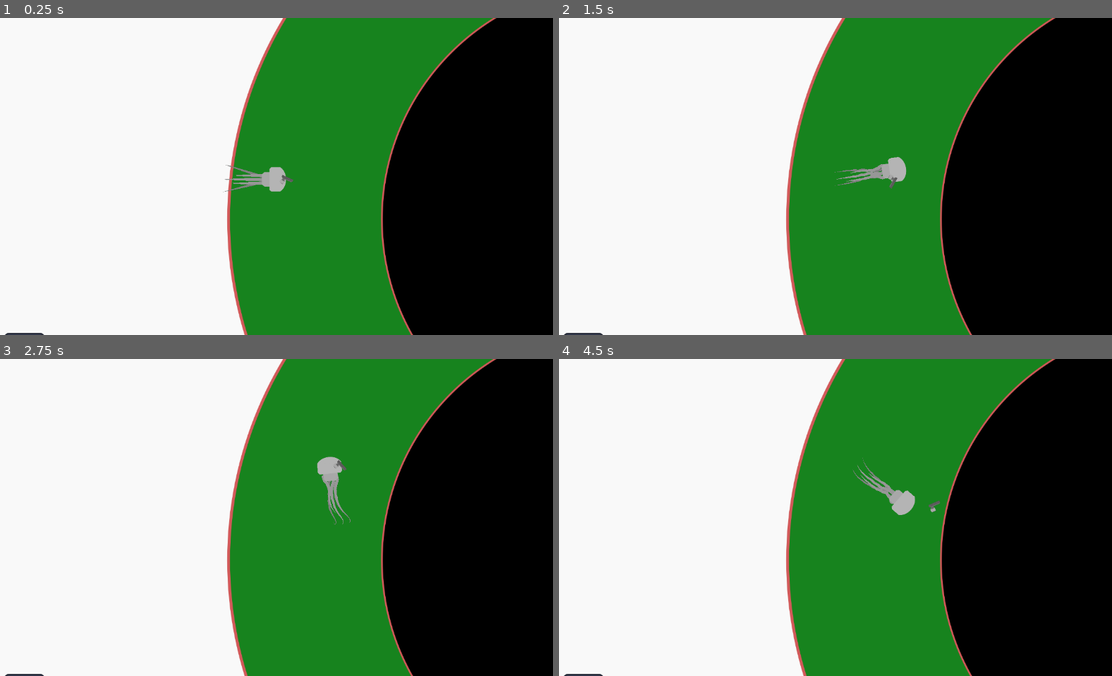
Above: before the commit, frames 1-4 (two rows, left to right).
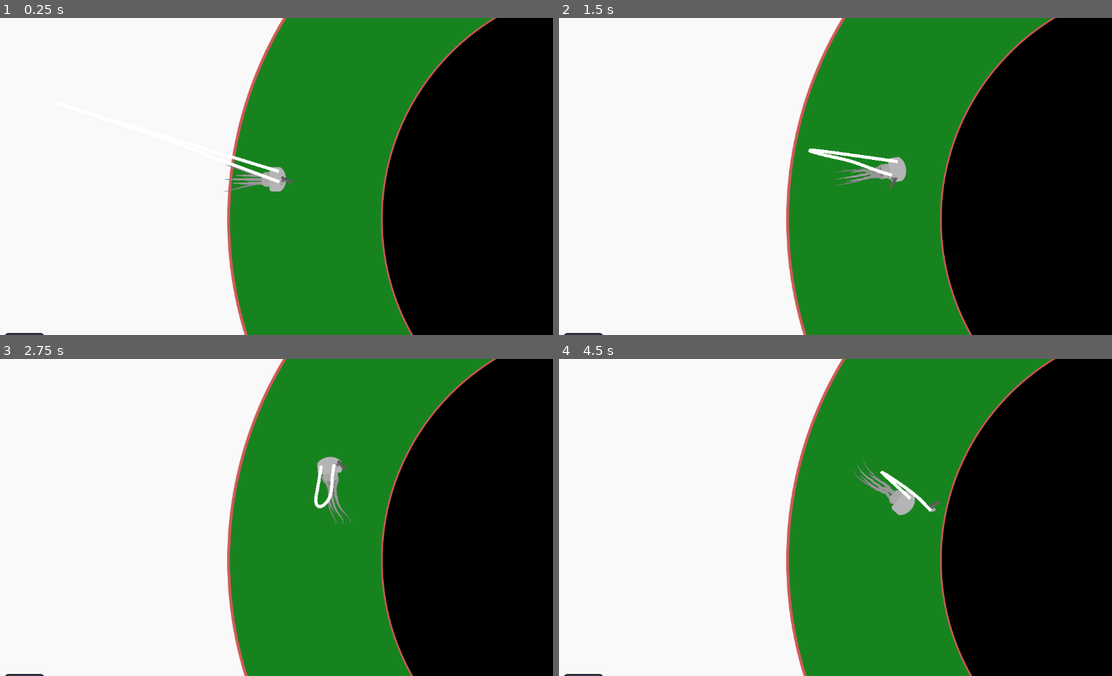
Above: after the commit, the same moments.

Repository: yourname3/eyegame
Game: Godot game, scene res://game.tscn
Same seed, same stepped clock (60 frames per second), same inputs: the game is played once before the commit and once after it. The engine's default icon, where the game draws it, is replaced by a stand-in: a white triangle on a blue panel in a dark square.
Inputs (mouse positions are in pixels of both pictures, inside the frame that each line leads up to):
- Up to frame 1 (0.25 s): no input
- Up to frame 2 (1.5 s): move the mouse to (951, 160) at 0.52 s; move the mouse to (719, 192) at 1.27 s
- Up to frame 3 (2.75 s): move the mouse to (326, 447) at 2.02 s
- Up to frame 4 (4.5 s): move the mouse to (802, 580) at 2.77 s; move the mouse to (1001, 565) at 3.52 s; move the mouse to (658, 469) at 4.27 s

The runs differ from the first frame. In frame 1, 0.2% of the frame differs, in the area x 41-54%, y 43-53%; in frame 2, 0.4%, in the area x 45-62%, y 41-51%; in frame 3, 0.2%; in frame 4, 0.2%.

Commit message:
Weird claw spring

Diff:
--- a/player/claw.gd
+++ b/player/claw.gd
@@ -8,6 +8,64 @@
 var smooth1: Vector2 = Vector2.ZERO
 var smooth2: Vector2 = Vector2.ZERO
 
+const POINT_COUNT = 32
+var global_points := PackedVector2Array()
+var vels          := PackedVector2Array()
+
+# The root pos is where we are "attached" on the player model.
+# We must transform it into global position using our parent's transform.
+@onready var root_pos = position
+
+@onready var line: Line2D = $Line2D
+
+func _ready() -> void:
+	line.clear_points()
+
+	for i in range(0, POINT_COUNT):
+		line.add_point(Vector2.ZERO)
+		global_points.append(Vector2.ZERO)
+		vels.append(Vector2.ZERO)
+
+func _process_points(delta: float) -> void:
+	var inv := line.global_transform.inverse()
+
+	global_points[0]                        = get_parent().global_transform * root_pos
+	global_points[global_points.size() - 1] = global_position
+
+	const SPRING_LENGTH = 0.2
+
+	for i in range(1, global_points.size() - 1):
+		var accel = spring(global_points[i], global_points[i - 1], SPRING_LENGTH) + \
+			spring(global_points[i], global_points[i + 1], SPRING_LENGTH) + \
+			spring_damp(vels[i])
+		vels[i] += accel * delta
+		global_points[i] += vels[i] * delta
+
+	#for i in range(1, points.size()):
+	#	var to_last = global_points[i] - global_points[i - 1]
+	#	if to_last.length_squared() > (maxstep * maxstep):
+	#		global_points[i] = global_points[i - 1] + to_last.normalized() * maxstep
+
+	for i in range(0, global_points.size()):
+		line.points[i] = inv * global_points[i]
+		#
+
+func spring_damp(vel: Vector2, B: float = 20) -> Vector2:
+	return -B * vel
+
+func spring(pos: Vector2, o_pos: Vector2, length: float, K: float = 800) -> Vector2:
+	# Direction from other to current pos.
+	var x = pos - o_pos
+	if x.length_squared() < 0.00000001:
+		return Vector2.ZERO
+
+	# Project our spring length along that.
+	var rest = length * x.normalized()
+
+	# F = -(x - rest)
+	var accel = -K * (x - rest)
+
+	return accel
 
 func _process(delta: float) -> void:
 	const fac = 0.1
@@ -18,3 +76,6 @@
 
 	position = position.move_toward(target, 300 * delta)
 	global_rotation = rotate_toward(global_rotation, target.angle(), TAU * delta * 8)
+
+func _physics_process(delta: float) -> void:
+	_process_points(delta)
--- a/player/player_animation.tscn
+++ b/player/player_animation.tscn
@@ -61,7 +61,7 @@
 texture = ExtResource("3_t8nns")
 
 [node name="Claw" type="Node2D" parent="."]
-position = Vector2(85, -28)
+position = Vector2(13, -26)
 script = ExtResource("4_1wvki")
 
 [node name="Sprite2D" type="Sprite2D" parent="Claw"]
@@ -69,4 +69,6 @@
 scale = Vector2(0.315821, 0.315821)
 texture = ExtResource("4_v3vk1")
 
+[node name="Line2D" type="Line2D" parent="Claw"]
+
 [node name="Line2D6" type="Line2D" parent="."]
